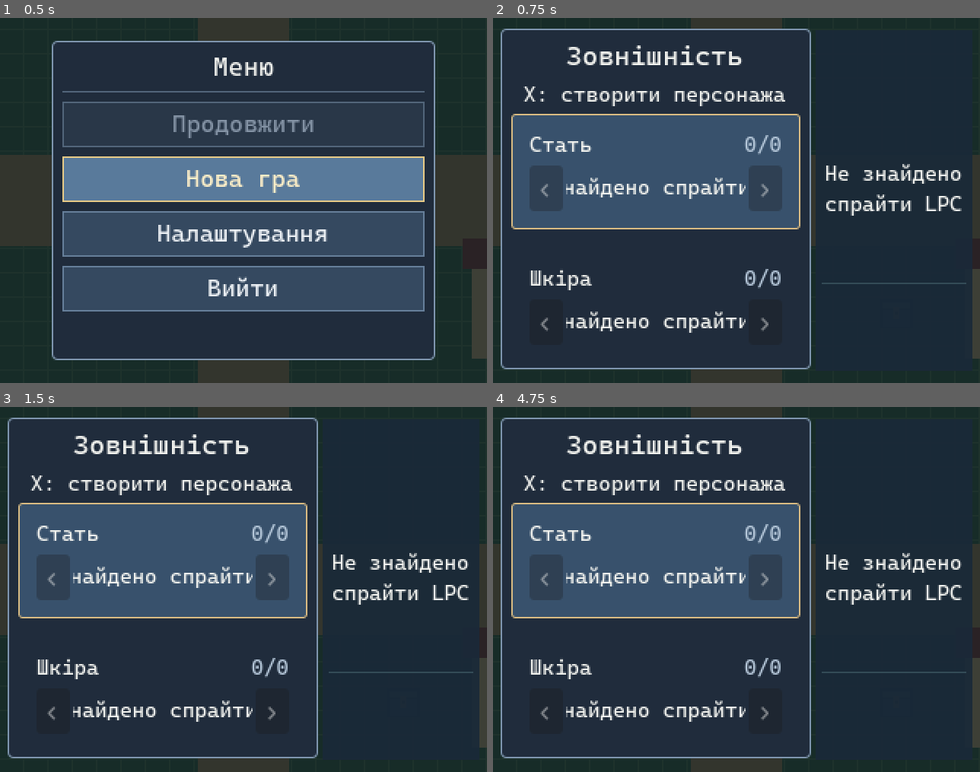
Above: before the commit, frames 1-4 (two rows, left to right).
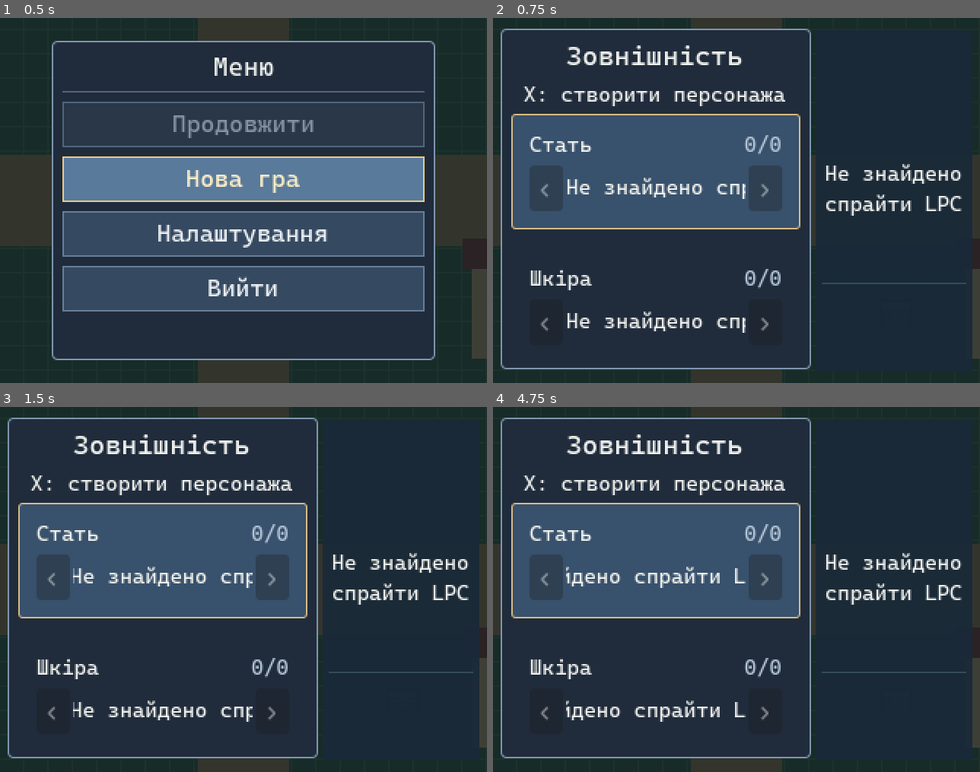
Above: after the commit, the same moments.

Repository: PylSerg/skyval-godot
Game: Godot game, scene res://prototype/camera_test.tscn
The game is run twice, just before and just after one commit, with the same random seed, the same clock (stepped at 60 frames per second) and the same inputs.
Inputs (mouse positions are in pixels of both pictures, inside the frame that each line leads up to):
- Up to frame 1 (0.5 s): no input
- Up to frame 2 (0.75 s): click "Нова гра" at 0.5 s
- Up to frame 3 (1.5 s): tap Enter at 1.25 s; move the mouse to (350, 571) at 1.27 s; click (350, 571) at 1.42 s
- Up to frame 4 (4.75 s): drag from (639, 607) to (712, 662) at 2.02 s; move the mouse to (785, 509) at 2.77 s; click (785, 509) at 2.92 s; drag from (712, 662) to (590, 534) at 3.52 s; move the mouse to (882, 644) at 4.27 s; click (882, 644) at 4.42 s

Frame 1 is identical in both runs. In frame 2, 1.9% of the frame differs, in the area x 15-52%, y 43-87%; in frame 3, 1.4%; in frame 4, 1.9%.

Commit message:
Scroll full equipment names forward and backward without abbreviations

Diff:
--- a/ui/character_creator.gd
+++ b/ui/character_creator.gd
@@ -69,6 +69,8 @@
 var _armor_value_label: Label
 var _missing_label: Label
 var _value_labels: Dictionary = {}
+var _value_windows: Dictionary = {}
+var _value_marquees: Dictionary = {}
 var _field_arrows: Dictionary = {}
 var _inventory: Node
 var _locale: Node
@@ -745,6 +747,11 @@
     _rebuild_rows()
 
 func _rebuild_rows() -> void:
+    for running_tween in _value_marquees.values():
+        if running_tween is Tween and running_tween.is_valid():
+            running_tween.kill()
+    _value_marquees.clear()
+    _value_windows.clear()
     _value_labels.clear()
     _field_arrows.clear()
     _row_counters.clear()
@@ -822,14 +829,25 @@
         choice_row.add_child(previous)
         previous.pressed.connect(_adjust.bind(key, -1, index))
 
-        var value_label := _label(14)
-        value_label.size_flags_horizontal = Control.SIZE_EXPAND_FILL
+        # Clipped area between arrows. Long localized names are never
+        # shortened: their full text scrolls left and back continuously.
+        var value_window := Control.new()
+        value_window.custom_minimum_size.y = 21
+        value_window.size_flags_horizontal = Control.SIZE_EXPAND_FILL
+        value_window.clip_contents = true
+        value_window.mouse_filter = Control.MOUSE_FILTER_IGNORE
+        choice_row.add_child(value_window)
+
+        var value_label := _label(MIN_UI_FONT_SIZE)
+        value_label.clip_text = false
         value_label.horizontal_alignment = HORIZONTAL_ALIGNMENT_CENTER
         value_label.vertical_alignment = VERTICAL_ALIGNMENT_CENTER
         value_label.text = _localized_value(key)
-        choice_row.add_child(value_label)
+        value_window.add_child(value_label)
+        _value_windows[key] = value_window
         _value_labels[key] = value_label
         _row_values.append(value_label)
+        value_window.resized.connect(_update_value_marquee.bind(key))
 
         var following := _button()
         following.text = _tr("ui.next")
@@ -840,6 +858,7 @@
         _field_arrows[key] = [previous, following]
 
     _update_row_highlight()
+    call_deferred("_refresh_all_value_marquees")
     _reveal_selected_row()
 
 func _reveal_selected_row() -> void:
@@ -897,6 +916,53 @@
                     button.disabled = not _can_adjust_field(key, -1 if index == 0 else 1)
     _preview.queue_redraw()
     _refresh_armor_status()
+    call_deferred("_refresh_all_value_marquees")
+
+
+func _refresh_all_value_marquees() -> void:
+    for field_key in _value_windows.keys():
+        _update_value_marquee(str(field_key))
+
+
+func _update_value_marquee(key: String) -> void:
+    if not _value_windows.has(key) or not _value_labels.has(key):
+        return
+    var viewport: Control = _value_windows[key] as Control
+    var label: Label = _value_labels[key] as Label
+    if not is_instance_valid(viewport) or not is_instance_valid(label):
+        return
+    if viewport.size.x <= 0.0:
+        return
+
+    if _value_marquees.has(key):
+        var old_tween: Tween = _value_marquees[key] as Tween
+        if old_tween != null and old_tween.is_valid():
+            old_tween.kill()
+        _value_marquees.erase(key)
+
+    # Use real text width at the logical 14px minimum, not character count.
+    var font: Font = label.get_theme_font("font")
+    var text_width: float = ceilf(font.get_string_size(
+        label.text, HORIZONTAL_ALIGNMENT_LEFT, -1, MIN_UI_FONT_SIZE
+    ).x) + 3.0
+    var window_width: float = viewport.size.x
+    label.position = Vector2.ZERO
+    label.size = Vector2(maxf(text_width, window_width), viewport.size.y)
+
+    if text_width <= window_width:
+        label.horizontal_alignment = HORIZONTAL_ALIGNMENT_CENTER
+        return
+
+    label.horizontal_alignment = HORIZONTAL_ALIGNMENT_LEFT
+    var overflow: float = text_width - window_width
+    var tween: Tween = create_tween()
+    tween.set_pause_mode(Tween.TWEEN_PAUSE_PROCESS)
+    tween.set_loops()
+    tween.tween_interval(0.8)
+    tween.tween_property(label, "position:x", -overflow, maxf(1.0, overflow / 16.0))
+    tween.tween_interval(0.8)
+    tween.tween_property(label, "position:x", 0.0, maxf(1.0, overflow / 16.0))
+    _value_marquees[key] = tween
 
 
 func _on_inventory_changed() -> void:
